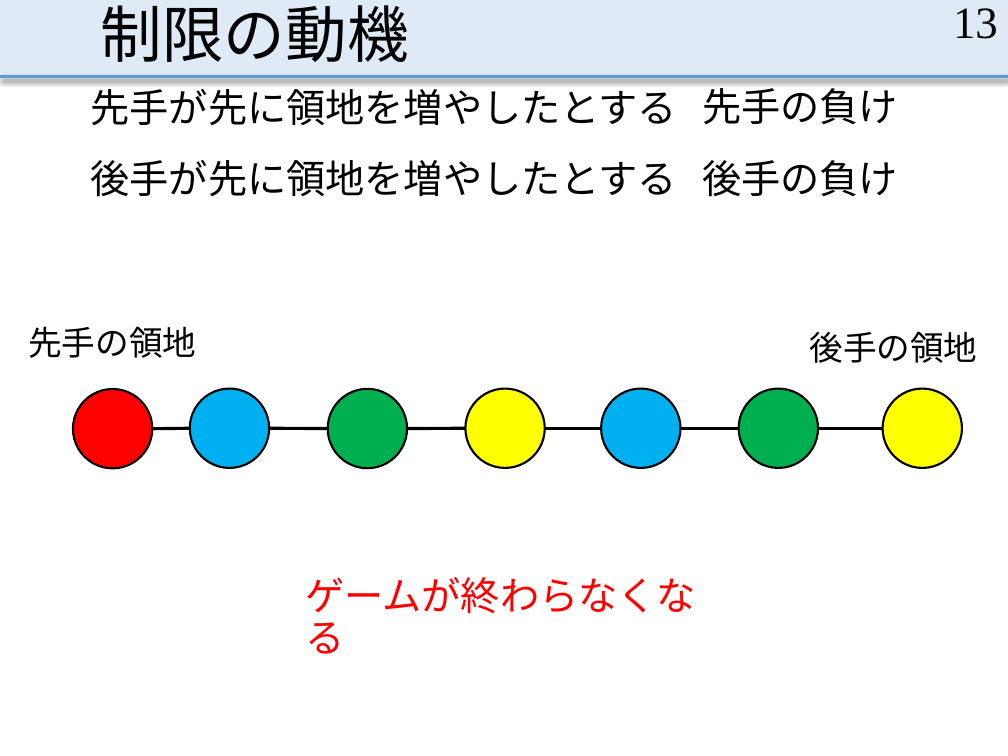
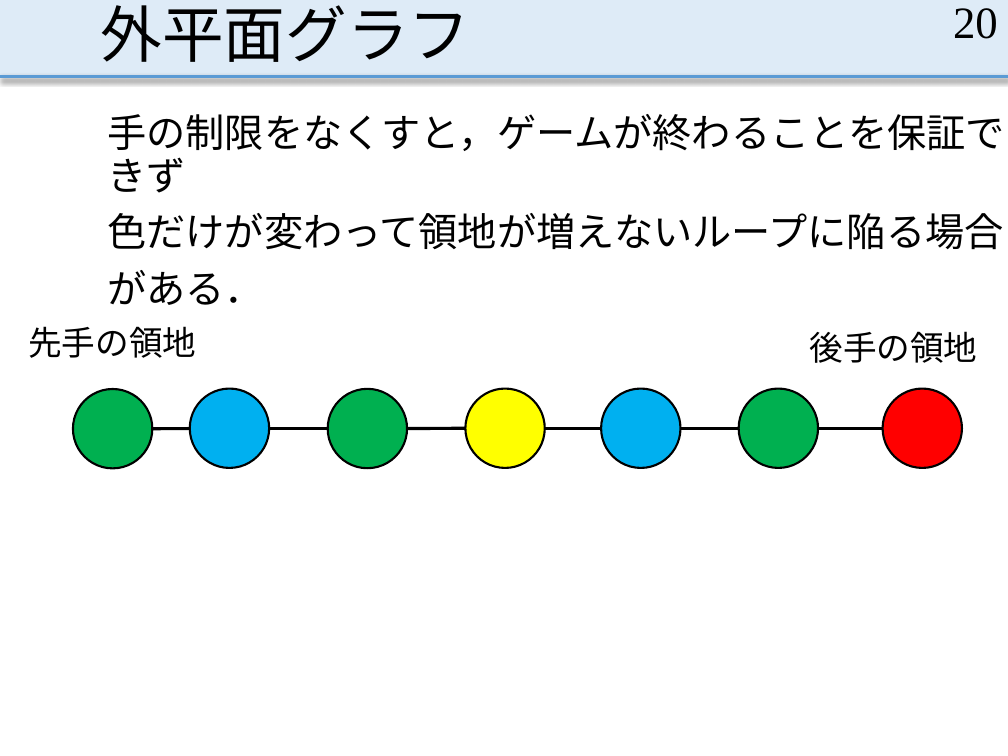
Before and after one commit to MasayaOda/SR, a slide deck: slide 20 of 200604oda.pptx (slide 13 before the commit). Drawn at 1008x756 pixels with LibreOffice and Linux fonts; fonts in the diff are those of the drawing. Boxes give left, top, right and bottom in pixels: in the first picture for what was removed or moved away, otherwise in the second. Text is boxed around its words. In the diff, an @@ line names an element or a change of style, - is before the commit and + after.

Commit message:
１時間は手を動かすって決めると良い

```diff
--- a/200604oda.pptx
+++ b/200604oda.pptx
@@ title at [101, 5, 471, 62]: text changed @@
-制限の動機
+外平面グラフ
@@ page number at [953, 8, 998, 39]: text changed @@
-13
+20
@@ text removed at [91, 82, 677, 125] @@
-先手が先に領地を増やしたとする
@@ text removed at [702, 82, 898, 124] @@
-先手の負け
@@ text added at [108, 114, 1006, 250], 28 pt, text #000000 @@
+手の制限をなくすと，ゲームが終わることを保証できず
+色だけが変わって領地が増えないループに陥る場合
+がある．
@@ text removed at [91, 160, 677, 197] @@
-後手が先に領地を増やしたとする
@@ text removed at [702, 160, 898, 197] @@
-後手の負け
@@ ellipse at [73, 389, 152, 469]: fill #FF0000 to #00B050 @@
@@ ellipse at [883, 388, 963, 468]: fill #FFFF00 to #FF0000 @@
@@ text removed at [306, 577, 696, 654] @@
-ゲームが終わらなくなる
```
Also in this commit, not shown: 12 other slides changed, 38 slides added, 66 slides removed.
